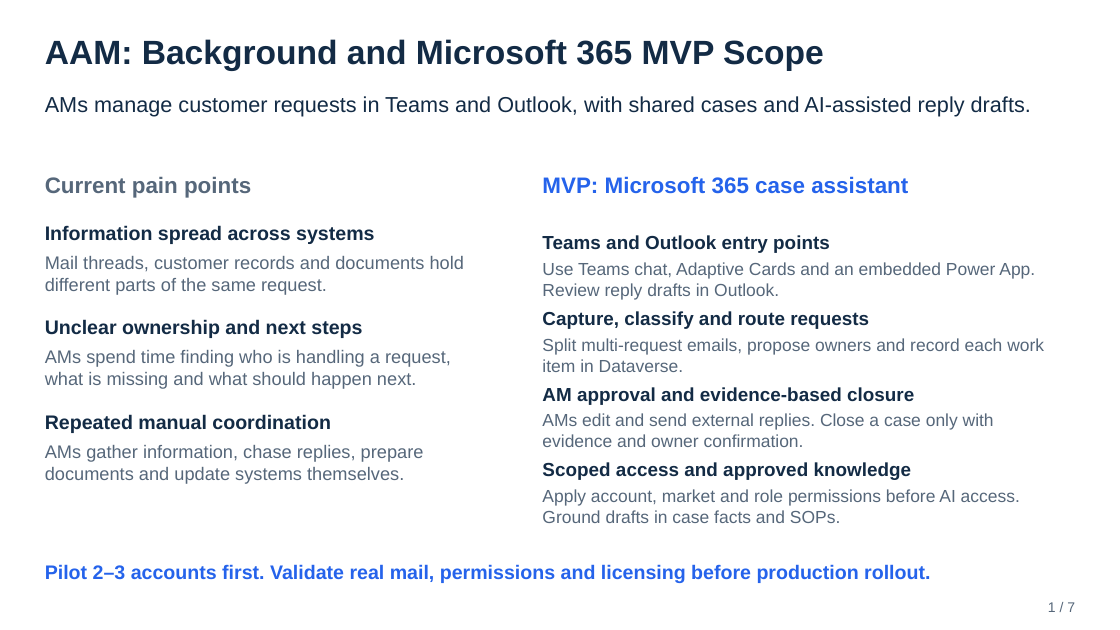
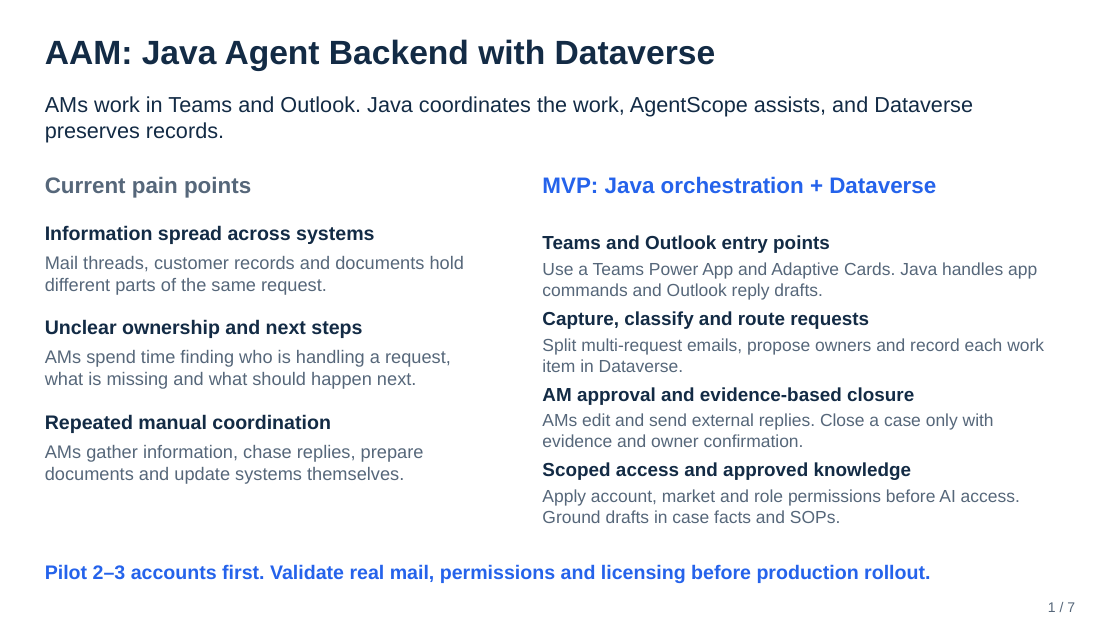
Before and after one commit to realAaronWu/aam, a slide deck: slide 1 of docs/presentations/aam-project-overview-mvp.pptx. Drawn at 1120x630 pixels with LibreOffice and Linux fonts; fonts in the diff are those of the drawing. Boxes give left, top, right and bottom in pixels: in the first picture for what was removed or moved away, otherwise in the second. Text is boxed around its words. In the diff, an @@ line names an element or a change of style, - is before the commit and + after.

```diff
--- a/docs/presentations/aam-project-overview-mvp.pptx
+++ b/docs/presentations/aam-project-overview-mvp.pptx
@@ text at box(45, 39, 716, 70): text changed @@
-AAM: Background and Microsoft 365 MVP Scope
+AAM: Java Agent Backend with Dataverse
@@ text at box(45, 96, 973, 143): text changed @@
-AMs manage customer requests in Teams and Outlook, with shared cases and AI-assisted reply drafts.
+AMs work in Teams and Outlook. Java coordinates the work, AgentScope assists, and Dataverse preserves records.
@@ text at box(542, 176, 936, 194): text changed @@
-MVP: Microsoft 365 case assistant
+MVP: Java orchestration + Dataverse
@@ text at box(542, 262, 1037, 300): text changed @@
-Use Teams chat, Adaptive Cards and an embedded Power App. Review reply drafts in Outlook.
+Use a Teams Power App and Adaptive Cards. Java handles app commands and Outlook reply drafts.
```
Also in this commit, not shown: 5 other slides changed, 1 slide added, 1 slide removed.
